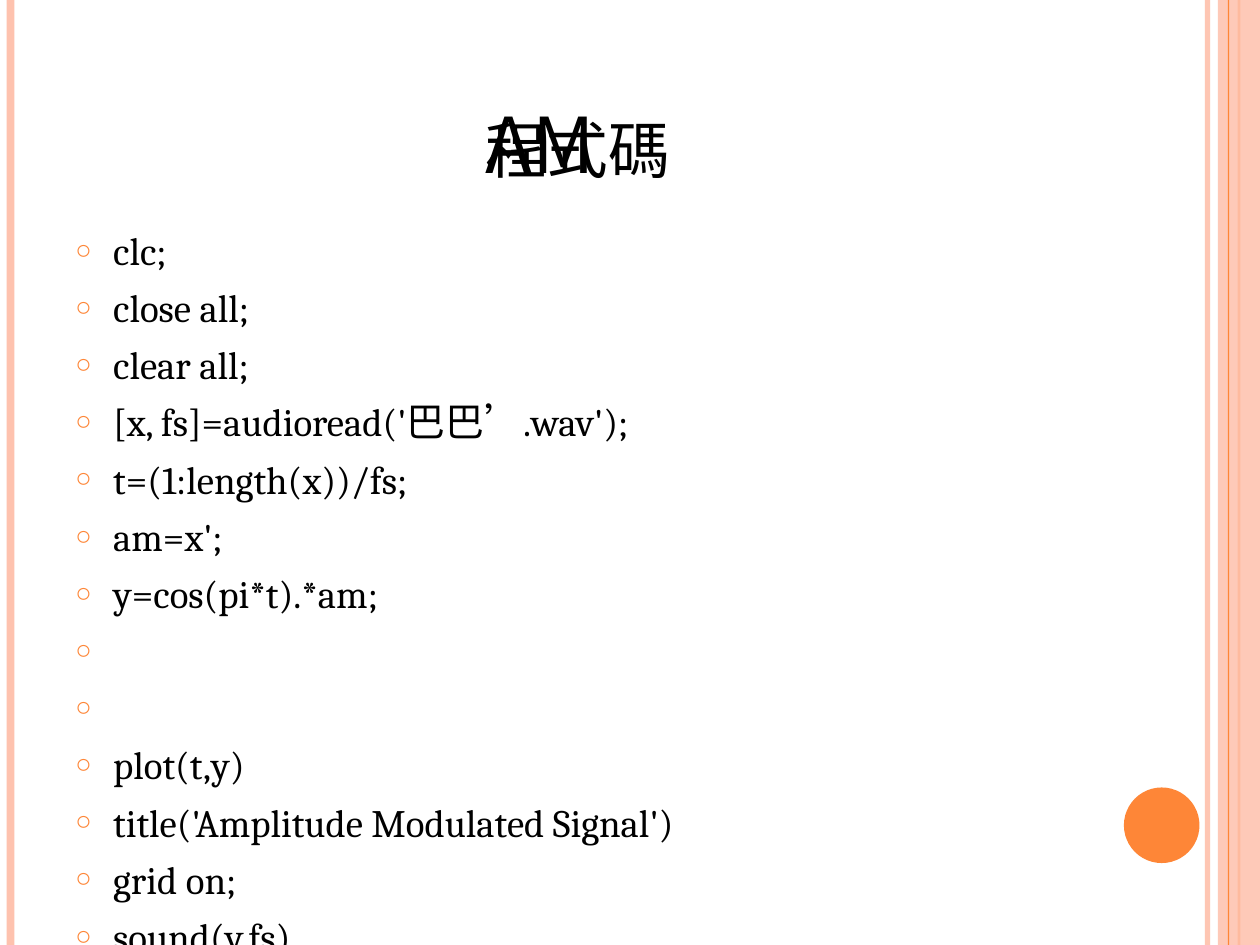
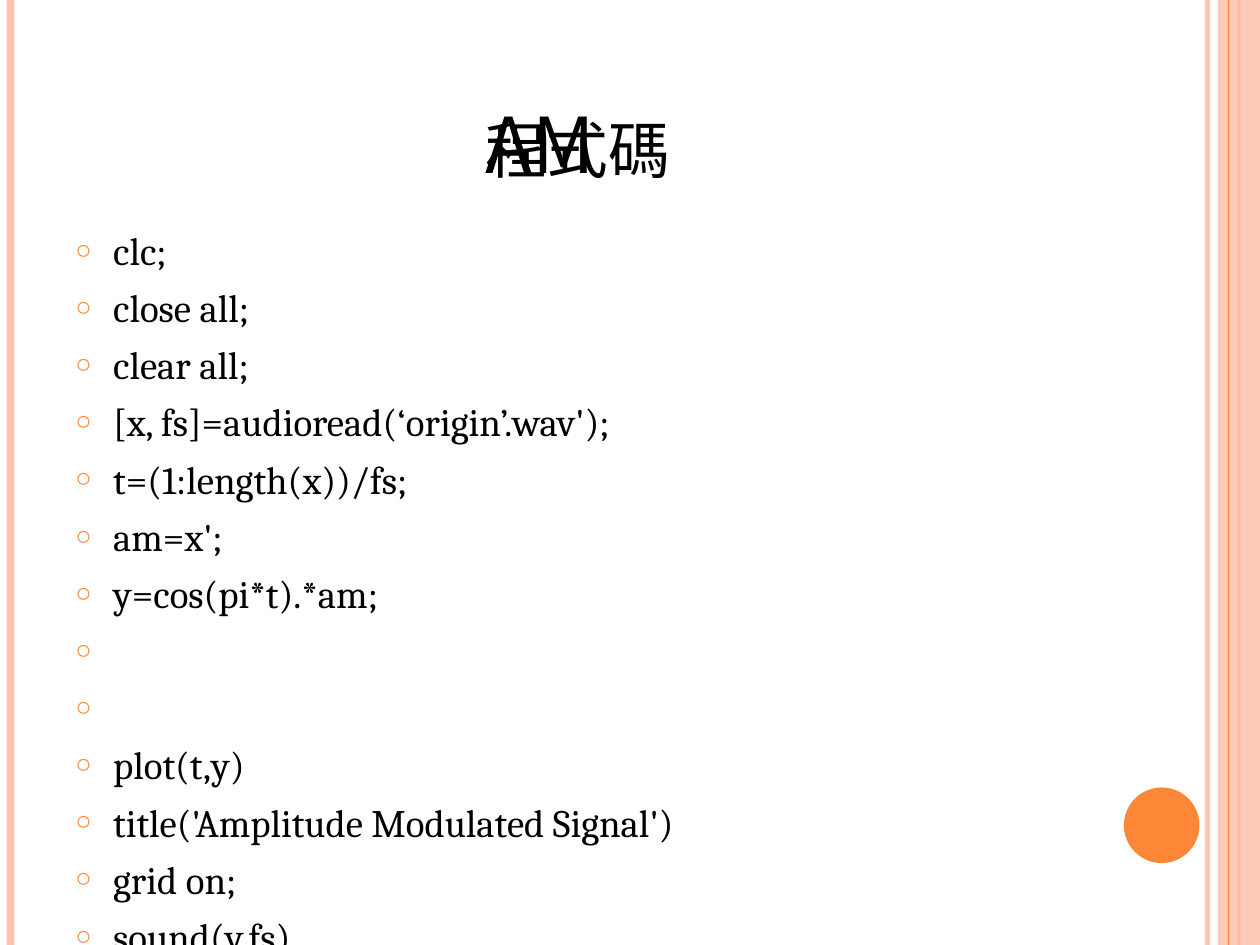
Before and after one commit to ChiuChaoWen/105820025, a slide deck: slide 6 of DSP-HW1.pptx (slide 5 before the commit). Drawn at 1260x945 pixels with LibreOffice and Linux fonts; fonts in the diff are those of the drawing. Boxes give left, top, right and bottom in pixels: in the first picture for what was removed or moved away, otherwise in the second. Text is boxed around its words. In the diff, an @@ line names an element or a change of style, - is before the commit and + after.

```diff
--- a/DSP-HW1.pptx
+++ b/DSP-HW1.pptx
@@ text at [113, 408, 610, 445]: text changed @@
-○ [x, fs]=audioread('巴巴’.wav');
+○ [x, fs]=audioread(‘origin’.wav');
```
Also in this commit, not shown: 1 other slide changed, 3 slides added, 2 slides removed, 5 other files.
